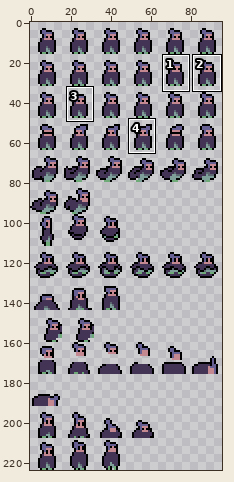
File history of a sprite sheet, Assets/Art/Characters/Character_Waller_Sheet.png. Above, an overview of the earlier version with the close-up marked.
Close-up. As it was:
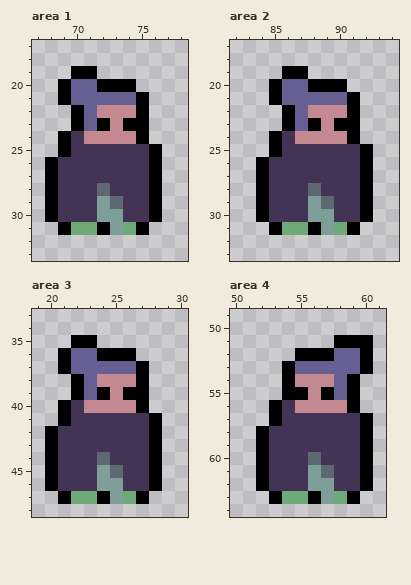
The file is 96x224 pixels. Shown: area 1: x 67..78, y 17..33; area 2: x 82..94, y 17..33; area 3: x 19..30, y 33..48; area 4: x 50..61, y 49..64. The commit also changed other parts of the picture, which this record leaves out.
New version:
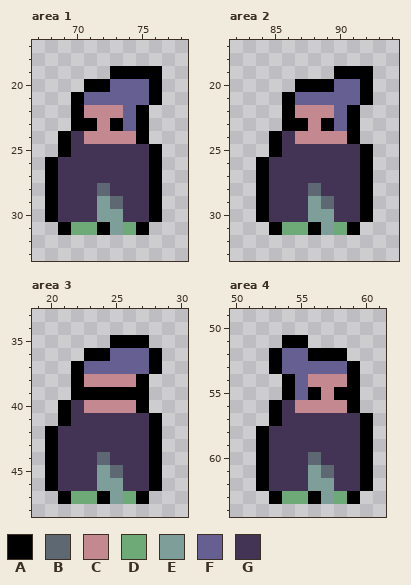
Palette (. is transparent): A #000000  B #5d6872  C #c38890  D #6eaa78  E #7e9e99  F #666092  G #433455
From old to new:
{"where": "area 1"}
{"y":19,"x":70,"old":"AA","new":".."}
{"y":19,"x":73,"old":"....","new":"AAAA"}
{"y":20,"x":69,"old":"AFF","new":"..A"}
{"y":20,"x":73,"old":"AA..","new":"FFFA"}
{"y":21,"x":69,"old":"AF","new":".A"}
{"y":21,"x":75,"old":"A.","new":"FA"}
{"y":22,"x":71,"old":"F","new":"C"}
{"y":22,"x":74,"old":"C","new":"F"}
{"y":23,"x":71,"old":"FACA","new":"ACAF"}
{"where": "area 2"}
{"y":19,"x":86,"old":"AA","new":".."}
{"y":19,"x":90,"old":"...","new":"AAA"}
{"y":20,"x":85,"old":"AFF","new":"..A"}
{"y":20,"x":90,"old":"A..","new":"FFA"}
{"y":21,"x":85,"old":"AF","new":".A"}
{"y":21,"x":91,"old":"A.","new":"FA"}
{"y":22,"x":87,"old":"F","new":"C"}
{"y":22,"x":90,"old":"C","new":"F"}
{"y":23,"x":87,"old":"FACA","new":"ACAF"}
{"where": "area 3"}
{"y":35,"x":22,"old":"AA","new":".."}
{"y":35,"x":25,"old":"...","new":"AAA"}
{"y":36,"x":21,"old":"AFF","new":"..A"}
{"y":36,"x":25,"old":"AA..","new":"FFFA"}
{"y":37,"x":21,"old":"AF","new":".A"}
{"y":37,"x":27,"old":"A.","new":"FA"}
{"y":38,"x":23,"old":"F","new":"C"}
{"y":39,"x":23,"old":"F","new":"A"}
{"y":39,"x":25,"old":"C","new":"A"}
{"where": "area 4"}
{"y":51,"x":54,"old":"..","new":"AA"}
{"y":51,"x":58,"old":"AAA","new":"..."}
{"y":52,"x":53,"old":"..A","new":"AFF"}
{"y":52,"x":58,"old":"FFA","new":"A.."}
{"y":53,"x":53,"old":".A","new":"AF"}
{"y":53,"x":59,"old":"FA","new":"A."}
{"y":54,"x":55,"old":"C","new":"F"}
{"y":54,"x":58,"old":"F","new":"C"}
{"y":55,"x":55,"old":"ACAF","new":"FACA"}
{"label":"changed","picture_box":[58,66,162,131]}
{"label":"changed","picture_box":[269,66,373,131]}
{"label":"changed","picture_box":[58,335,162,400]}
{"label":"changed","picture_box":[269,335,373,400]}
